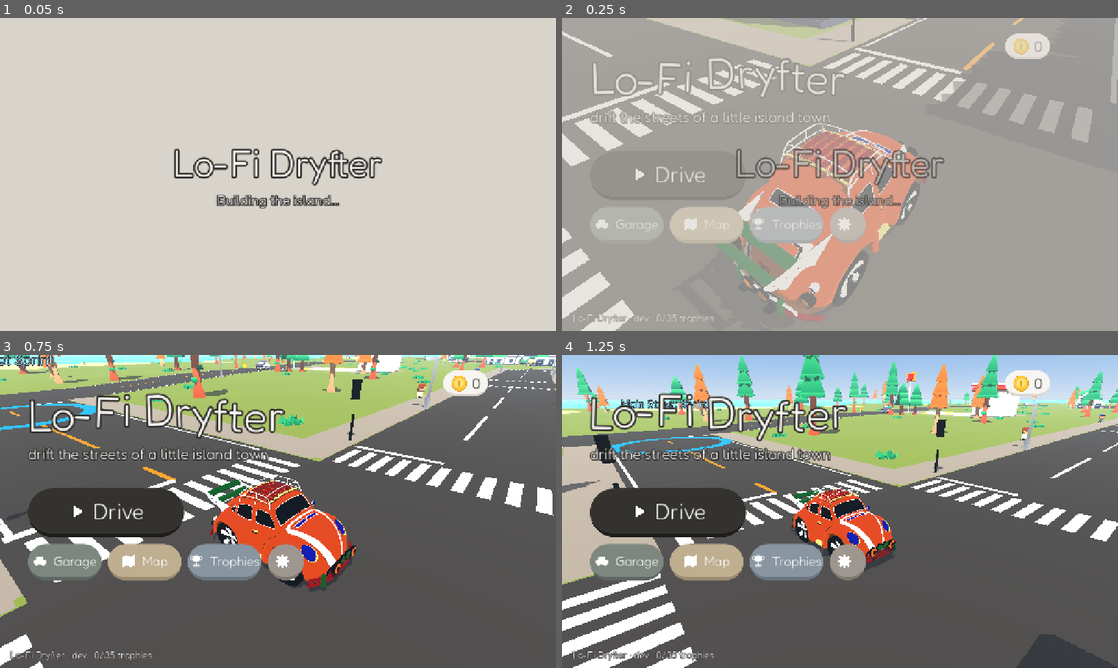
Above: before the commit, frames 1-4 (two rows, left to right).
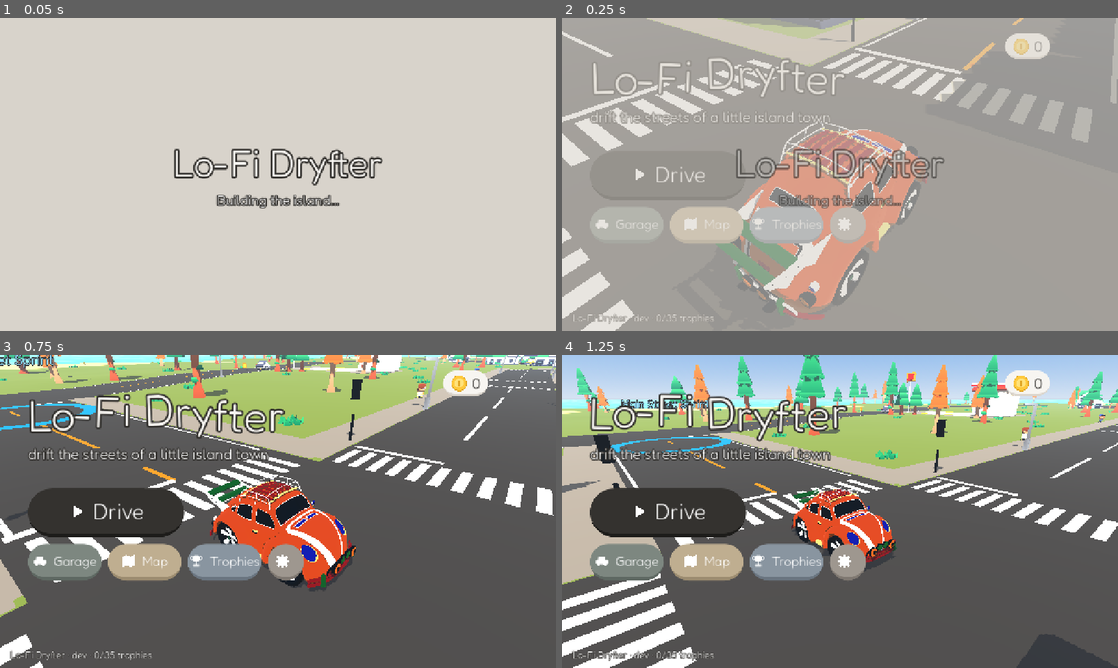
Above: after the commit, the same moments.

Repository: jessenorthup24-cloud/Lo-Fi-Ryder
Game: Godot game, scene res://boot/boot.tscn
Two runs of this game, one before a commit and one after it. Both use one fixed random seed, a clock stepped at 60 frames per second and the inputs below.
Inputs (mouse positions are in pixels of both pictures, inside the frame that each line leads up to):
- Up to frame 1 (0.05 s): no input
- Up to frame 2 (0.25 s): no input
- Up to frame 3 (0.75 s): tap Enter at 0.5 s; move the mouse to (400, 495) at 0.52 s; hold Right from 0.53 s (still down); tap Shift at 0.6 s; click (400, 495) at 0.67 s
- Up to frame 4 (1.25 s): keep holding Right; tap Space at 0.77 s

Frame 1 is identical in both runs. In frame 2, 1.9% of the frame differs, in the area x 27-66%, y 32-97%; in frame 3, less than 0.1%; in frame 4, less than 0.1%.

Commit message:
Smooth car motion on fast screens, speed lines, fields stop at roads
- Physics interpolation: the car (and tumbling wrecks) are drawn between
  physics steps, and the camera and minimap follow where the car is drawn.
  On a 120 Hz screen the car wobbled ~1.3 px a frame at test resolution,
  which read as blur; now ~0.02 px.
- Speed lines: faint streaks at the screen edges from ~90 km/h, middle kept
  clear; Settings > Speed lines toggles them.
- Farm fields: furrows and crops no longer run across roads; a corner of a
  field cut off by a road is left as verge (soil too).

Co-Authored-By: Claude Opus 5.5 <noreply@anthropic.com>
Claude-Session: https://claude.ai/code/session_01FJwSRHinQKUw7w9Cgafeft

Diff:
--- a/project.godot
+++ b/project.godot
@@ -43,6 +43,7 @@
 3d/physics_engine="Jolt Physics"
 common/physics_ticks_per_second=60
 common/max_physics_steps_per_frame=4
+common/physics_interpolation=true
 
 [rendering]
 
--- a/scripts/game/districts.gd
+++ b/scripts/game/districts.gd
@@ -792,7 +792,10 @@
 				var t2 := minf(t + step, ext - 0.8)
 				var a0: Vector2 = c + dir * t + side * o
 				var a1: Vector2 = c + dir * t2 + side * o
-				_ridge(I, ridges, a0, a1, side)
+				# no ploughing across a road (or the farm track): the rows stop at its verge
+				if I.field_keep(f, a0) and I.field_keep(f, a1) \
+						and not (I.on_carriageway(a0, -1, 1.4) or I.on_carriageway(a1, -1, 1.4) or I.on_carriageway((a0 + a1) * 0.5, -1, 1.4)):
+					_ridge(I, ridges, a0, a1, side)
 				t = t2
 			# the crop along it
 			t = -ext + 1.2
@@ -804,7 +807,7 @@
 				for k in keep_out:
 					if p.distance_to(k) < (7.0 if k == keep_out[0] else 2.0):
 						clear = false
-				if clear and not I.is_blocked(p.x, p.y):
+				if clear and I.field_keep(f, p) and not I.is_blocked(p.x, p.y) and not I.on_carriageway(p, -1, 2.2 if crop in ["corn", "sunflower"] else 1.6):
 					var y: float = I.height_at(p.x, p.y) + 0.2
 					_plant(plants, crop, Vector3(p.x, y, p.y), Vector3(dir.x, 0, dir.y), spacing, rr)
 				t += spacing * rr.randf_range(0.9, 1.1) if crop in ["cabbage", "corn", "sunflower"] else spacing
--- a/scripts/game/drift_car.gd
+++ b/scripts/game/drift_car.gd
@@ -219,6 +219,7 @@
 
 func place(xf: Transform3D) -> void:
 	global_transform = xf
+	reset_physics_interpolation()
 	linear_velocity = Vector3.ZERO
 	angular_velocity = Vector3.ZERO
 	_last_v = Vector3.ZERO
@@ -228,6 +229,9 @@
 	gear = 1
 
 func _physics_process(dt: float) -> void:
+	if is_physics_interpolated_and_enabled():
+		# drawn between physics steps: the wheels move with the steps too, so they stay smooth with the body
+		_wheel_vis(dt)
 	if wheels.is_empty() or freeze:
 		return
 	var xf := global_transform
@@ -524,6 +528,10 @@
 			apply_torque(tilt2 * 14000.0)
 
 func _process(dt: float) -> void:
+	if not is_physics_interpolated_and_enabled():
+		_wheel_vis(dt)
+
+func _wheel_vis(dt: float) -> void:
 	if wheels.is_empty():
 		return
 	# in a drift the front wheels visibly point the way the car is going
--- a/scripts/game/island.gd
+++ b/scripts/game/island.gd
@@ -30,6 +30,7 @@
 var heights := PackedFloat32Array()
 var surf := PackedByteArray()
 var blocked := PackedByteArray()   # roads, lots and buildings: no scattering here
+var _field_masks := {}             # field centre -> which bits of it are on the field's own side of any road
 var roads: Array = []
 ## Where roads meet. Each node: {"c": centre, "arms": [{"r", "s" (sample at the mouth), "dir" (+1: away from the
 ## node towards higher samples), "stop" (distance from the centre to the mouth), "walk"}], "members": [[r, s]]}
@@ -438,7 +439,13 @@
 	for l in lots:
 		_paint_rect(l["c"], l["hs"], l.get("yaw", 0.0), l["surf"], true)
 	for f in Districts.fields(self):
-		_paint_rect(f["c"], f["hs"], f.get("yaw", 0.0), S_FIELD, false)
+		var fc: Vector2 = f["c"]
+		var fh: Vector2 = f["hs"]
+		for j in range(maxi(int((fc.y - fh.y + HALF) / CELL), 0), mini(int((fc.y + fh.y + HALF) / CELL) + 2, N)):
+			for i in range(maxi(int((fc.x - fh.x + HALF) / CELL), 0), mini(int((fc.x + fh.x + HALF) / CELL) + 2, N)):
+				var q := Vector2(-HALF + i * CELL, -HALF + j * CELL)
+				if absf(q.x - fc.x) <= fh.x and absf(q.y - fc.y) <= fh.y and field_keep(f, q):
+					surf[j * N + i] = S_FIELD
 	for r in roads:
 		var pts: PackedVector2Array = r["pts"]
 		var hw: float = r["w"] * 0.5
@@ -909,6 +916,59 @@
 					"at": float(m[1]), "minor": minor})
 		nodes.append(node)
 
+## Is p part of field f: inside its rectangle and not cut off from the middle of it by a road?
+## (A road clipping a corner leaves that corner as plain verge.)
+func field_keep(f: Dictionary, p: Vector2) -> bool:
+	var c: Vector2 = f["c"]
+	var hs: Vector2 = f["hs"]
+	if absf(p.x - c.x) > hs.x or absf(p.y - c.y) > hs.y:
+		return false
+	var key := str(c)
+	if not _field_masks.has(key):
+		var cs := 2.0
+		var nx := int(ceil(hs.x * 2.0 / cs))
+		var nz := int(ceil(hs.y * 2.0 / cs))
+		var o := c - hs
+		var wall := PackedByteArray()
+		wall.resize(nx * nz)
+		# stamp the roads that cross the field onto it (they're sampled every couple of metres)
+		var fr := Rect2(o, hs * 2.0)
+		for r in roads:
+			var rr: float = float(r["w"]) * 0.5 + 1.2
+			for q in (r["pts"] as PackedVector2Array):
+				if not fr.grow(rr).has_point(q):
+					continue
+				for j in range(maxi(int((q.y - rr - o.y) / cs), 0), mini(int((q.y + rr - o.y) / cs) + 1, nz)):
+					for i in range(maxi(int((q.x - rr - o.x) / cs), 0), mini(int((q.x + rr - o.x) / cs) + 1, nx)):
+						if (o + Vector2((i + 0.5) * cs, (j + 0.5) * cs)).distance_to(q) <= rr:
+							wall[j * nx + i] = 1
+		var keep := PackedByteArray()
+		keep.resize(nx * nz)
+		var start := clampi(int(hs.y / cs), 0, nz - 1) * nx + clampi(int(hs.x / cs), 0, nx - 1)
+		var todo: Array[int] = []
+		if wall[start] == 0:
+			todo.append(start)
+			keep[start] = 1
+		while not todo.is_empty():
+			var k: int = todo.pop_back()
+			var ki := k % nx
+			var kj := k / nx
+			for d in [Vector2i(1, 0), Vector2i(-1, 0), Vector2i(0, 1), Vector2i(0, -1)]:
+				var ni: int = ki + d.x
+				var nj: int = kj + d.y
+				if ni < 0 or nj < 0 or ni >= nx or nj >= nz:
+					continue
+				var nk := nj * nx + ni
+				if keep[nk] == 0 and wall[nk] == 0:
+					keep[nk] = 1
+					todo.append(nk)
+		_field_masks[key] = {"o": o, "nx": nx, "nz": nz, "cs": cs, "keep": keep}
+	var m: Dictionary = _field_masks[key]
+	var cs2: float = m["cs"]
+	var mi := clampi(int((p.x - (m["o"] as Vector2).x) / cs2), 0, int(m["nx"]) - 1)
+	var mj := clampi(int((p.y - (m["o"] as Vector2).y) / cs2), 0, int(m["nz"]) - 1)
+	return (m["keep"] as PackedByteArray)[mj * int(m["nx"]) + mi] == 1
+
 ## Is p on the carriageway of any road other than skip (and how far in)?
 func on_carriageway(p: Vector2, skip := -1, margin := 0.0) -> bool:
 	for ri in roads.size():
--- a/scripts/game/save.gd
+++ b/scripts/game/save.gd
@@ -25,7 +25,7 @@
 		"owned": ["bug"],
 		"car": "bug",
 		"up": {"engine": 0, "turbo": 0, "tyres": 0, "steering": 0},
-		"settings": {"music": 0.75, "sfx": 0.9, "haptics": true, "shadows": true, "assist": true, "cam": 0, "clock": true},
+		"settings": {"music": 0.75, "sfx": 0.9, "haptics": true, "shadows": true, "assist": true, "cam": 0, "clock": true, "speedfx": true},
 		"stats": {},
 		"zones": {},          # zone id -> best score
 		"trials": {},         # trial id -> best (time or points)
--- a/scripts/game/traffic.gd
+++ b/scripts/game/traffic.gd
@@ -440,8 +440,11 @@
 	cs.shape = (c["shape"] as CollisionShape3D).shape
 	cs.position = (c["shape"] as CollisionShape3D).position
 	w.add_child(cs)
+	# tumbling is physics: drawn smoothly between the steps (the traffic itself moves every frame)
+	w.physics_interpolation_mode = Node.PHYSICS_INTERPOLATION_MODE_ON
 	add_child(w)
 	w.global_transform = anim.global_transform
+	w.reset_physics_interpolation()
 	# the bodywork goes with it (dented where you hit)
 	if not c.has("dents"):
 		c["dents"] = Dents.own(M.get_mesh(c["model"]))
@@ -504,7 +507,8 @@
 			c["dir"] = dirn
 			c["mode"] = RECOVER
 			c["rec_t"] = 0.0
-			c["rec_from"] = w.global_transform
+			c["rec_from"] = w.get_global_transform_interpolated()
+			rb.physics_interpolation_mode = Node.PHYSICS_INTERPOLATION_MODE_OFF   # eased back by hand, every frame
 			rb.freeze_mode = RigidBody3D.FREEZE_MODE_KINEMATIC
 			rb.freeze = true
 		elif w.global_position.distance_to(player) > 60.0 or float(c["knock_t"]) > 30.0:
--- a/scripts/main.gd
+++ b/scripts/main.gd
@@ -183,6 +183,10 @@
 	traffic.setup(island, toon)
 	car = Car.new()
 	car.name = "Car"
+	# the car moves in physics steps (60 a second) but the screen may show more frames than that:
+	# it's drawn smoothly in between. Everything else here moves every frame already.
+	physics_interpolation_mode = Node.PHYSICS_INTERPOLATION_MODE_OFF
+	car.physics_interpolation_mode = Node.PHYSICS_INTERPOLATION_MODE_ON
 	add_child(car)
 	car.bumped.connect(_on_bump)
 	car.shifted.connect(func(_g): sound.rev(0.82); sound.shift())
@@ -671,7 +675,7 @@
 	ui.hud_update({"kmh": kmh, "gear": car.gear, "rpm": car.rpm, "drift": drift_pts, "combo": combo, "combo_t": combo_t,
 		"drifting": drift_on, "coins": int(save.data["coins"]), "place": place_now, "clock": atmos.clock_text(),
 		"zone": zone, "zone_t": zone_t, "zone_pts": zone_pts, "trial": trial, "trial_t": trial_t, "trial_gate": trial_gate,
-		"trial_pts": trial_pts, "car_pos": p, "car_yaw": car.global_rotation.y, "angle": rad_to_deg(absf(car.slip)),
+		"trial_pts": trial_pts, "car_pos": car.get_global_transform_interpolated().origin, "car_yaw": car.global_rotation.y, "angle": rad_to_deg(absf(car.slip)),
 		"close": drift_on and close < 1.6 and car.drift > 0.2, "damage": car.damage, "fuel": fuel})
 
 # ------------------------------------------------------------------ drifting
@@ -1556,7 +1560,7 @@
 	_cam(1.0, true)
 
 func _cam(dt: float, snap := false) -> void:
-	var xf := car.global_transform
+	var xf := car.get_global_transform_interpolated()   # where the car is drawn this frame
 	var fwd := -xf.basis.z
 	fwd.y = 0.0
 	var v := car.linear_velocity
--- a/scripts/ui/ui.gd
+++ b/scripts/ui/ui.gd
@@ -82,6 +82,8 @@
 const PAINT_PRICE := 250
 var g_spin := 0.0
 var g_drag := 0.0
+var speed_fx: ColorRect          # streaks at the screen edges when you're flying along
+var speed_k := 0.0
 
 func setup(g: Node) -> void:
 	game = g
@@ -90,8 +92,17 @@
 	root.set_anchors_and_offsets_preset(Control.PRESET_FULL_RECT)
 	root.mouse_filter = Control.MOUSE_FILTER_IGNORE
 	add_child(root)
+	speed_fx = ColorRect.new()
+	speed_fx.set_anchors_and_offsets_preset(Control.PRESET_FULL_RECT)
+	speed_fx.mouse_filter = Control.MOUSE_FILTER_IGNORE
+	var sm := ShaderMaterial.new()
+	sm.shader = load("res://shaders/speed.gdshader")
+	speed_fx.material = sm
+	speed_fx.visible = false
 	popups = _full(Control.MOUSE_FILTER_IGNORE)
 	_build_hud()
+	hud.add_child(speed_fx)          # under everything on the HUD, and hidden with it
+	hud.move_child(speed_fx, 0)
 	_build_title()
 	_build_garage()
 	overlay = _full(Control.MOUSE_FILTER_STOP)
@@ -581,6 +592,16 @@
 func hud_update(d: Dictionary) -> void:
 	_hud_data = d
 	speed_lbl.text = str(int(round(d["kmh"])))
+	# a sense of speed without blurring anything: faint streaks out at the edges, from about 90 km/h
+	var want := clampf((float(d["kmh"]) - 90.0) / 80.0, 0.0, 1.0) if bool(game.save.setting("speedfx")) else 0.0
+	if game.args.has("speedfx"):
+		want = float(game.args["speedfx"])      # test: show them at this strength
+	speed_k = move_toward(speed_k, want, get_process_delta_time() * 1.5)
+	speed_fx.visible = speed_k > 0.01
+	if speed_fx.visible:
+		var vs := get_viewport().get_visible_rect().size
+		(speed_fx.material as ShaderMaterial).set_shader_parameter("amount", speed_k)
+		(speed_fx.material as ShaderMaterial).set_shader_parameter("aspect", vs.x / maxf(vs.y, 1.0))
 	gear_lbl.text = "R" if game.car.speed < -0.5 and game.car.grounded > 0 else str(int(d["gear"]))
 	rpm_bar.value = d["rpm"]
 	clock_lbl.text = d["clock"] if bool(game.save.setting("clock")) else ""
@@ -904,6 +925,7 @@
 	g.add_child(_setting_toggle("vibe", "Vibration", st["haptics"], func(v): game.set_setting("haptics", v)))
 	g.add_child(_setting_toggle("shadow", "Shadows", st["shadows"], func(v): game.set_setting("shadows", v)))
 	g.add_child(_setting_toggle("sun", "Show clock", st["clock"], func(v): game.set_setting("clock", v)))
+	g.add_child(_setting_toggle("wind", "Speed lines", st.get("speedfx", true), func(v): game.set_setting("speedfx", v)))
 	var reset := K.button("Reset progress", K.PAPER, K.LINE, 24, 0, 60)
 	reset.add_theme_color_override("font_color", K.CORAL_DK)
 	var armed := [false]
--- /dev/null
+++ b/shaders/speed.gdshader
@@ -0,0 +1,28 @@
+shader_type canvas_item;
+
+// Speed streaks: thin light lines rushing out past the edges of the screen when you're going fast.
+// The middle stays clear, so the car and the road ahead are never smeared.
+uniform float amount : hint_range(0.0, 1.0) = 0.0;
+uniform float aspect = 1.7778;
+uniform vec2 center = vec2(0.5, 0.56);
+
+float hash(float n) {
+	return fract(sin(n * 127.1) * 43758.5453);
+}
+
+void fragment() {
+	vec2 d = (UV - center) * vec2(aspect, 1.0);
+	float r = length(d);
+	float lanes = 170.0;
+	float u = (atan(d.y, d.x) / 6.2831853 + 0.5) * lanes;
+	float id = floor(u);
+	float h = hash(id);
+	float h2 = hash(id + 31.7);
+	// only some lanes carry a streak, each running outward at its own pace
+	float on = step(0.62, h);
+	float f = fract(r * 0.8 - TIME * (1.4 + h2 * 1.2) + h * 7.0);
+	float dash = smoothstep(0.0, 0.06, f) * (1.0 - smoothstep(0.28, 0.5, f));
+	float thin = 1.0 - smoothstep(0.04, 0.1, abs(fract(u) - 0.5));
+	float edge = smoothstep(0.62, 1.0, r);
+	COLOR = vec4(1.0, 0.98, 0.94, on * dash * thin * edge * amount * 0.55);
+}
--- a/tools/look/island_look.gd
+++ b/tools/look/island_look.gd
@@ -42,6 +42,7 @@
 	"farmtrack": [Vector3(318, 6, 262), Vector3(298, 1, 236), 60.0],
 	"fields": [Vector3(372, 10, 236), Vector3(320, 1, 190), 60.0],
 	"fields2": [Vector3(220, 12, 130), Vector3(260, 1, 92), 60.0],
+	"farmtop": [Vector3(300, 230, 110.1), Vector3(300, 0, 110), 62.0],
 	"fieldnear": [Vector3(300, 4, 160), Vector3(320, 1, 185), 62.0],
 	"wheat": [Vector3(232, 4, 60), Vector3(250, 1, 85), 62.0],
 	"cabbage": [Vector3(312, 4, 60), Vector3(330, 1, 85), 62.0],
